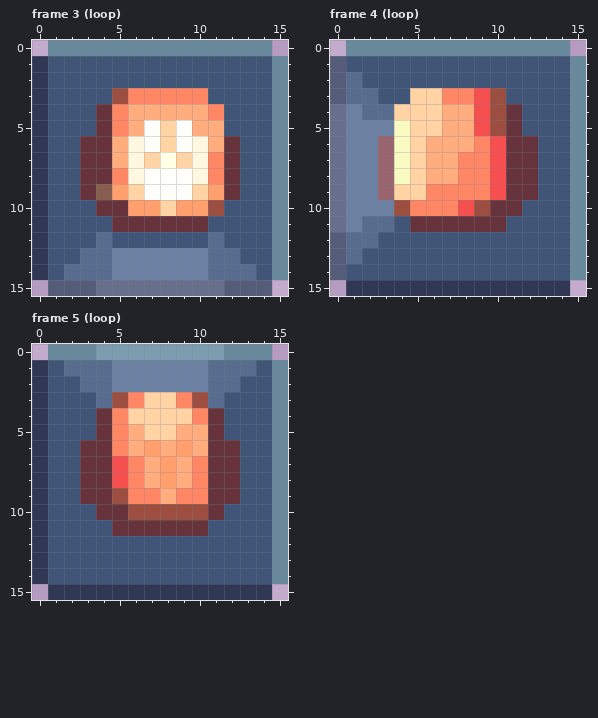
Pixel-art file, stored at public/assets/graphics/snek-warning-light-red.ase. Above: the version before the commit.
16x16 pixels, 5 frames. Colours within 5 levels of each other are drawn and written as one. Shown: frame 3 (loop), frame 4 (loop), frame 5 (loop). The commit also changed other frames, which this record leaves out.
The same view after the edit:
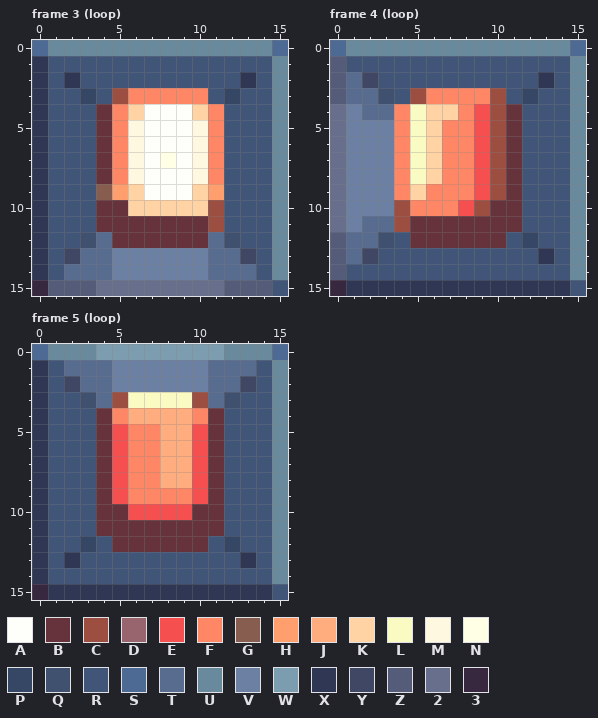
Palette (. is transparent): A #fefffb  B #66333d  C #9c4f41  D #98656f  E #f54f4f  F #ff8766  G #865d4e  H #ff9f6e  J #ffac7f  K #ffd3a3  L #fafac3  M #fff8e0  N #feffe5  P #364665  Q #40506f  R #405578  S #4d6a94  T #576c8f  U #69899d  V #6b80a3  W #7c9cb0  X #2f3755  Y #3f4765  Z #545c7a  2 #676f8d  3 #372840
What changed:
layer "lampyellow Copy" now shown
layer "lampyellow Copy Copy" now hidden
layer "bolts" added
Changed rows in their new state; - is an unchanged pixel.
Frame 3 (loop):
first column x 0:
 0 S--------------S
 2 --X----------X--
 3 ---P--------P---
 4 ------KAAAK-----
 5 ------M-A-MF----
 6 ---R-F--A--FR---
 7 ---R-F-A-A--R---
 8 ---R--------R---
 9 ---R--------R---
10 ------KK-KK-----
11 ----B------C----
12 ---Q-BBBBBB-Q---
13 --Y----------Y--
15 3--------------R
Frame 4 (loop):
first column x 0:
 0 S--------------S
 2 --Y----------X--
 3 ---Q-CF--F--P---
 4 ----FL-KF-------
 5 ----FL-FF-------
 6 ---VFLKFFEC-R---
 7 ---VFLKF-EC-R---
 8 ---VFLKF-EC-R---
 9 ---VF----EC-R---
11 ----C------B----
12 ---Q-BBBBBB-P---
13 --Y----------X--
15 3--------------R
Frame 5 (loop):
first column x 0:
 0 S--------------S
 2 --Y----------Y--
 3 ---Q--LLLL--Q---
 4 ------JJJJ------
 5 -----EFFJ-E-----
 6 ---R-EFF-JE-R---
 7 ---R---FJ-E-R---
 8 ---R---FJ-E-R---
 9 ---R-E--F-E-R---
10 ------EEEEB-----
11 ----B------B----
12 ---P-BBBBBB-P---
13 --X----------X--
15 3--------------R
